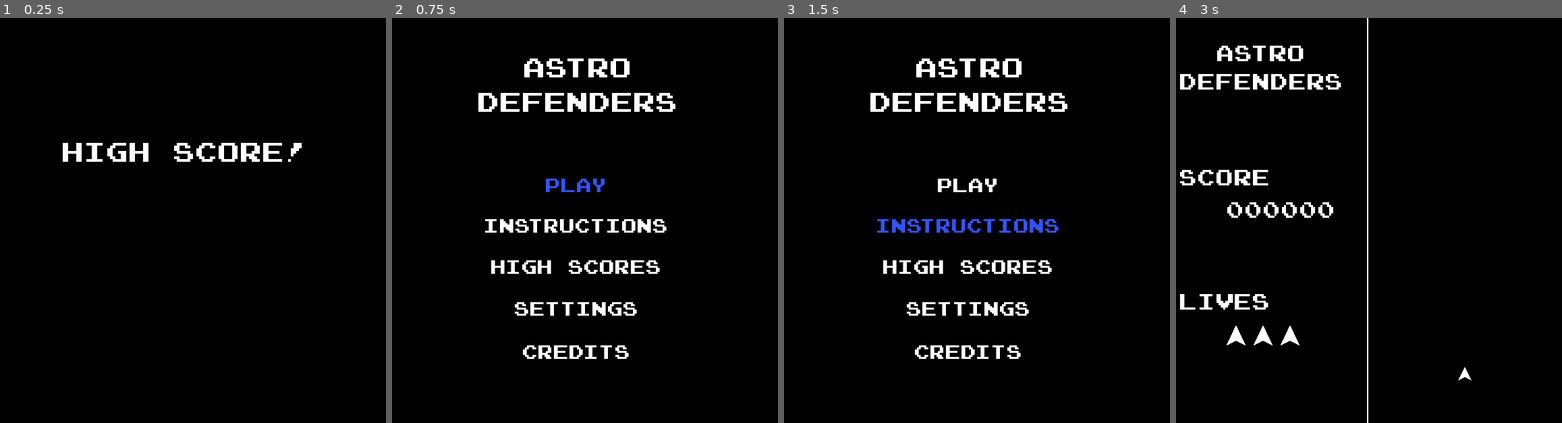
Above: before the commit, frames 1-4 (left to right).
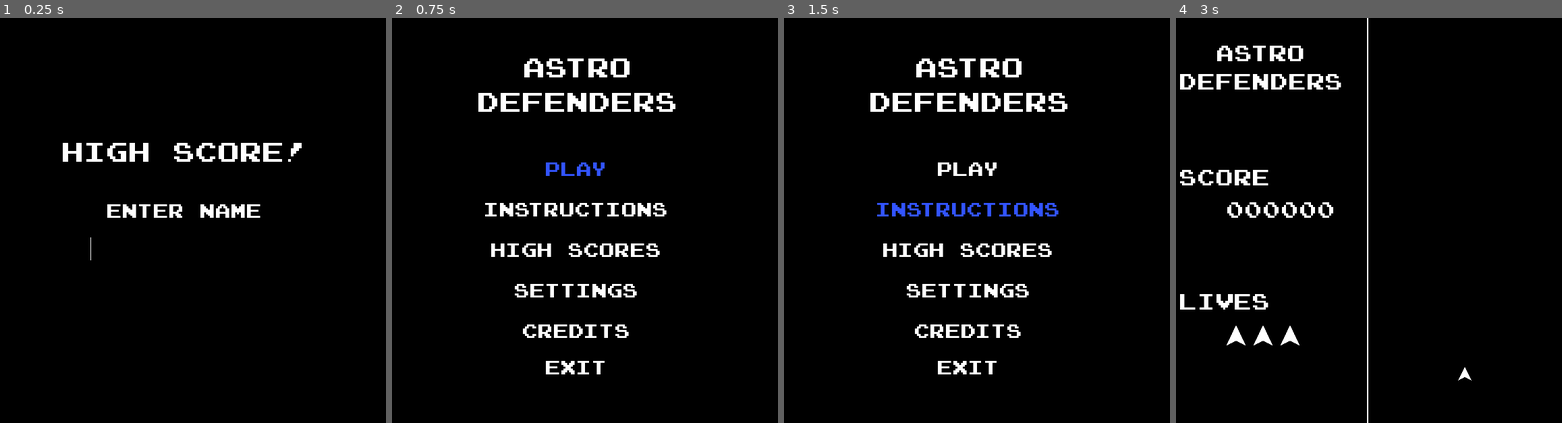
Above: after the commit, the same moments.

Repository: zayeemvt/Astro-Defenders-GD
Game: Godot game, scene res://Score Entry/Score Entry.tscn
The game is run twice, just before and just after one commit, with the same random seed, the same clock (stepped at 60 frames per second) and the same inputs. This scene is started directly instead of the project's main scene. The engine's default icon, where the game draws it, is replaced by a stand-in: a white triangle on a blue panel in a dark square.
Inputs:
- Up to frame 1 (0.25 s): no input
- Up to frame 2 (0.75 s): tap Enter at 0.5 s; hold D (player_right) from 0.53 s (still down); hold Space (player_shoot) from 0.53 s (still down)
- Up to frame 3 (1.5 s): release D (player_right) at 1.28 s; release Space (player_shoot) at 1.28 s; hold S (player_down) from 1.28 s (still down); tap Space (player_shoot) at 1.35 s
- Up to frame 4 (3 s): tap Enter at 2 s; release S (player_down) at 2.03 s; hold D (player_right) 2.03-2.78 s; hold Space (player_shoot) 2.03-2.78 s; hold W (player_up) from 2.78 s (still down); tap Space (player_shoot) at 2.85 s

The runs differ from the first frame. In frame 1, 0.7% of the frame differs, in the area x 23-68%, y 46-60%; in frame 2, 5.6%, in the area x 24-72%, y 35-88%; in frame 3, 5.6%; in frame 4, nothing differs.

Commit message:
Added name entry for high scores, as well as exit button on main menu

Diff:
--- a/Astro Defenders/Global.gd
+++ b/Astro Defenders/Global.gd
@@ -1,6 +1,6 @@
 extends Node
 
-enum MENU_OPTIONS { PLAY, INSTRUCTIONS, HIGH_SCORES, SETTINGS, CREDITS }
+enum MENU_OPTIONS { PLAY, INSTRUCTIONS, HIGH_SCORES, SETTINGS, CREDITS, QUIT }
 
 var cur_selection = MENU_OPTIONS.PLAY
 var menu = false
--- a/Astro Defenders/Main Menu/Main Menu.gd
+++ b/Astro Defenders/Main Menu/Main Menu.gd
@@ -1,7 +1,7 @@
 extends Node2D
 
 onready var node_list = [$"Selections/Play", $"Selections/Instructions", $"Selections/High Scores",
-				 $"Selections/Settings", $"Selections/Credits"]
+				 $"Selections/Settings", $"Selections/Credits", $"Selections/Quit"]
 
 var bgm = preload("res://Music/BGM/MM2 - Password.ogg")
 
@@ -19,9 +19,9 @@
 	unhighlight(node_list[Global.cur_selection])
 
 	if Input.is_action_just_pressed("player_down"):
-		Global.cur_selection = (Global.cur_selection + 1) % 5
+		Global.cur_selection = (Global.cur_selection + 1) % 6
 	if Input.is_action_just_pressed("player_up"):
-		Global.cur_selection = (Global.cur_selection + 4) % 5
+		Global.cur_selection = (Global.cur_selection + 5) % 6
 
 	highlight(node_list[Global.cur_selection])
 
@@ -47,3 +47,5 @@
 			pass
 		Global.MENU_OPTIONS.CREDITS:
 			pass
+		Global.MENU_OPTIONS.QUIT:
+			get_tree().quit()
--- a/Astro Defenders/Main Menu/Main Menu.tscn
+++ b/Astro Defenders/Main Menu/Main Menu.tscn
@@ -27,46 +27,55 @@
 [node name="Selections" type="Node2D" parent="."]
 
 [node name="Play" type="Label" parent="Selections"]
-margin_top = 224.0
+margin_top = 200.0
 margin_right = 600.0
-margin_bottom = 270.0
+margin_bottom = 246.0
 theme = ExtResource( 4 )
 text = "PLAY"
 align = 1
 valign = 1
 
 [node name="Instructions" type="Label" parent="Selections"]
-margin_top = 284.0
+margin_top = 260.0
 margin_right = 600.0
-margin_bottom = 330.0
+margin_bottom = 306.0
 theme = ExtResource( 4 )
 text = "INSTRUCTIONS"
 align = 1
 valign = 1
 
 [node name="High Scores" type="Label" parent="Selections"]
-margin_top = 345.0
+margin_top = 320.0
 margin_right = 600.0
-margin_bottom = 391.0
+margin_bottom = 366.0
 theme = ExtResource( 4 )
 text = "HIGH SCORES"
 align = 1
 valign = 1
 
 [node name="Settings" type="Label" parent="Selections"]
-margin_top = 407.0
+margin_top = 380.0
 margin_right = 600.0
-margin_bottom = 453.0
+margin_bottom = 426.0
 theme = ExtResource( 4 )
 text = "SETTINGS"
 align = 1
 valign = 1
 
 [node name="Credits" type="Label" parent="Selections"]
-margin_top = 471.0
+margin_top = 440.0
 margin_right = 600.0
-margin_bottom = 517.0
+margin_bottom = 486.0
 theme = ExtResource( 4 )
 text = "CREDITS"
 align = 1
 valign = 1
+
+[node name="Quit" type="Label" parent="Selections"]
+margin_top = 500.0
+margin_right = 600.0
+margin_bottom = 534.0
+theme = ExtResource( 4 )
+text = "EXIT"
+align = 1
+valign = 1
--- a/Astro Defenders/Score Entry/Score Entry.gd
+++ b/Astro Defenders/Score Entry/Score Entry.gd
@@ -1,19 +1,21 @@
 extends Node2D
 
-
-# Declare member variables here. Examples:
-# var a = 2
-# var b = "text"
-
+var change_scene = false
 
 # Called when the node enters the scene tree for the first time.
 func _ready():
-	pass # Replace with function body.
+	$"Name Entry".grab_focus()
 
 
 # Called every frame. 'delta' is the elapsed time since the previous frame.
 func _process(_delta):
-	if (Input.is_action_just_pressed("player_shoot")):
-		var entry = {"name" : "New_Player", "score" : GameVariables.score}
-		GameVariables.add_score(entry)
+	if change_scene:
 		get_tree().change_scene("res://Main Menu/Main Menu.tscn")
+
+
+
+
+func _on_Name_Entry_text_entered(new_text):
+	var entry = {"name" : new_text, "score" : GameVariables.score}
+	GameVariables.add_score(entry)
+	change_scene = true
--- a/Astro Defenders/Score Entry/Score Entry.tscn
+++ b/Astro Defenders/Score Entry/Score Entry.tscn
@@ -1,8 +1,13 @@
-[gd_scene load_steps=4 format=2]
+[gd_scene load_steps=7 format=2]
 
 [ext_resource path="res://assets/Black Background.png" type="Texture" id=1]
 [ext_resource path="res://assets/Menu_UI_Large.tres" type="Theme" id=2]
 [ext_resource path="res://Score Entry/Score Entry.gd" type="Script" id=3]
+[ext_resource path="res://assets/Menu_UI.tres" type="Theme" id=4]
+
+[sub_resource type="StyleBoxEmpty" id=2]
+
+[sub_resource type="StyleBoxEmpty" id=1]
 
 [node name="Score Entry" type="Node2D"]
 script = ExtResource( 3 )
@@ -19,3 +24,27 @@
 text = "HIGH SCORE!"
 align = 1
 valign = 1
+
+[node name="Prompt" type="Label" parent="."]
+margin_top = 268.0
+margin_right = 600.0
+margin_bottom = 302.0
+theme = ExtResource( 4 )
+text = "Enter name"
+align = 1
+valign = 1
+
+[node name="Name Entry" type="LineEdit" parent="."]
+margin_left = 162.0
+margin_top = 320.0
+margin_right = 438.0
+margin_bottom = 364.0
+theme = ExtResource( 4 )
+custom_styles/focus = SubResource( 2 )
+custom_styles/normal = SubResource( 1 )
+max_length = 10
+context_menu_enabled = false
+shortcut_keys_enabled = false
+caret_blink = true
+
+[connection signal="text_entered" from="Name Entry" to="." method="_on_Name_Entry_text_entered"]
